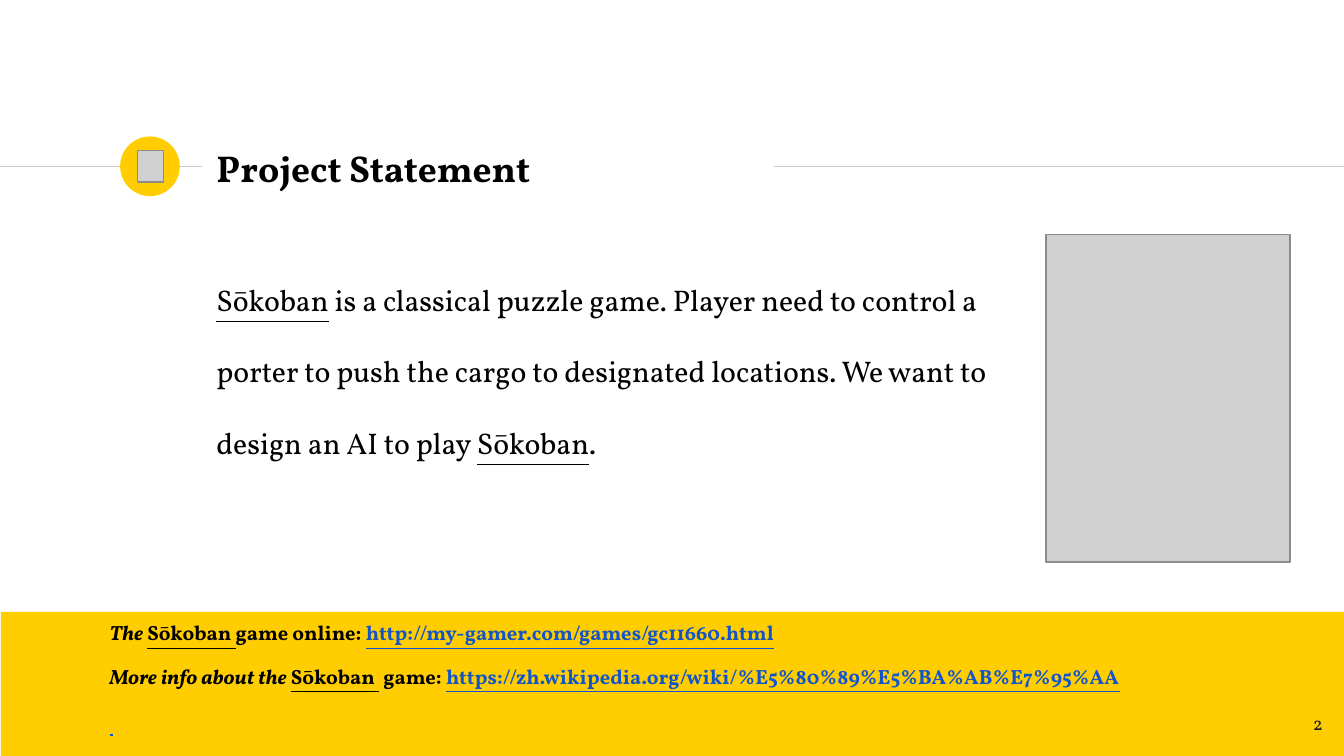
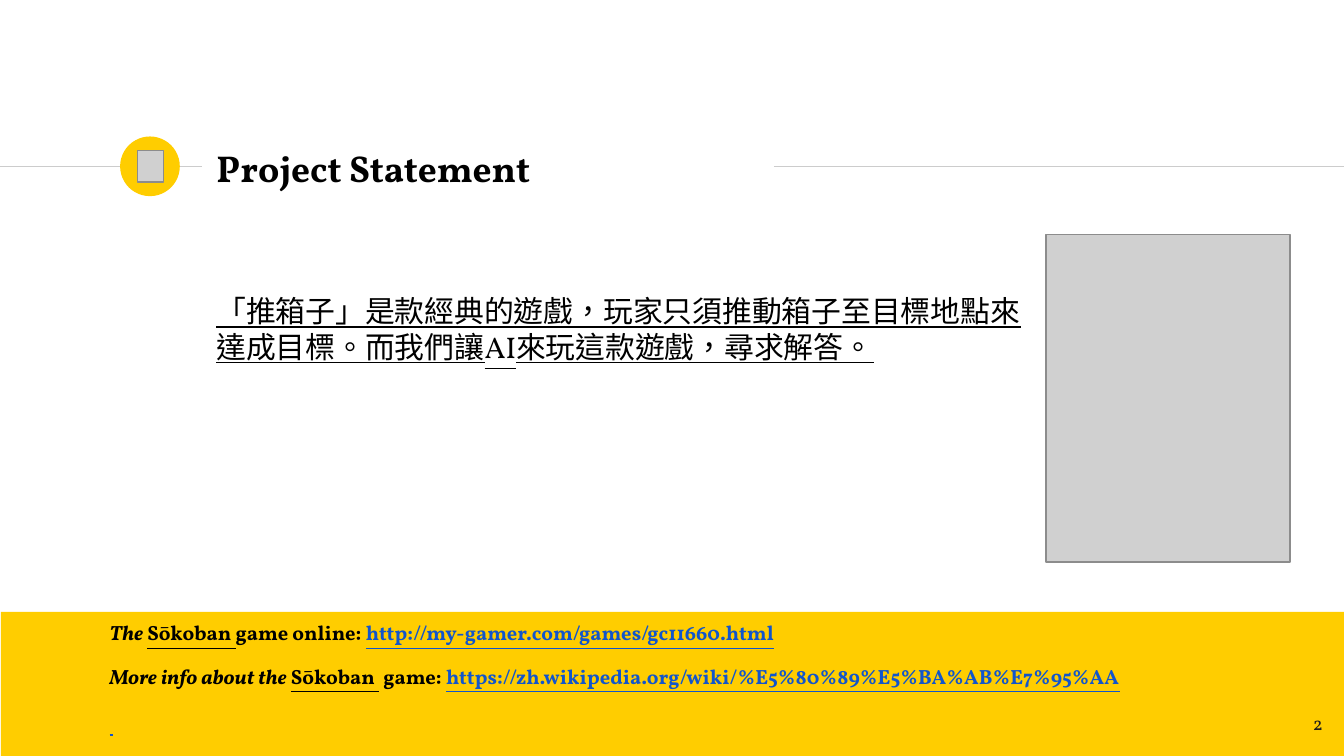
Before and after one commit to Banana-Huang/AI_Course_Team1_2018, a slide deck: slide 2 of Project/Team_1_project_proposal.pptx. Drawn at 1344x756 pixels with LibreOffice and Linux fonts; fonts in the diff are those of the drawing; grey boxes stand for pictures. Boxes give left, top, right and bottom in pixels: in the first picture for what was removed or moved away, otherwise in the second. Text is boxed around its words. In the diff, an @@ line names an element or a change of style, - is before the commit and + after.

```diff
--- a/Project/Team_1_project_proposal.pptx
+++ b/Project/Team_1_project_proposal.pptx
@@ text at (x1=216, y1=296, x2=1019, y2=363): text changed @@
-Sōkoban is a classical puzzle game. Player need to control a porter to push the cargo to designated locations. We want to design an AI to play Sōkoban.
+「推箱子」是款經典的遊戲，玩家只須推動箱子至目標地點來達成目標。而我們讓AI來玩這款遊戲，尋求解答。
```
Also in this commit, not shown: 6 other slides changed, 5 slides added, 1 slide removed, 7 other files.
